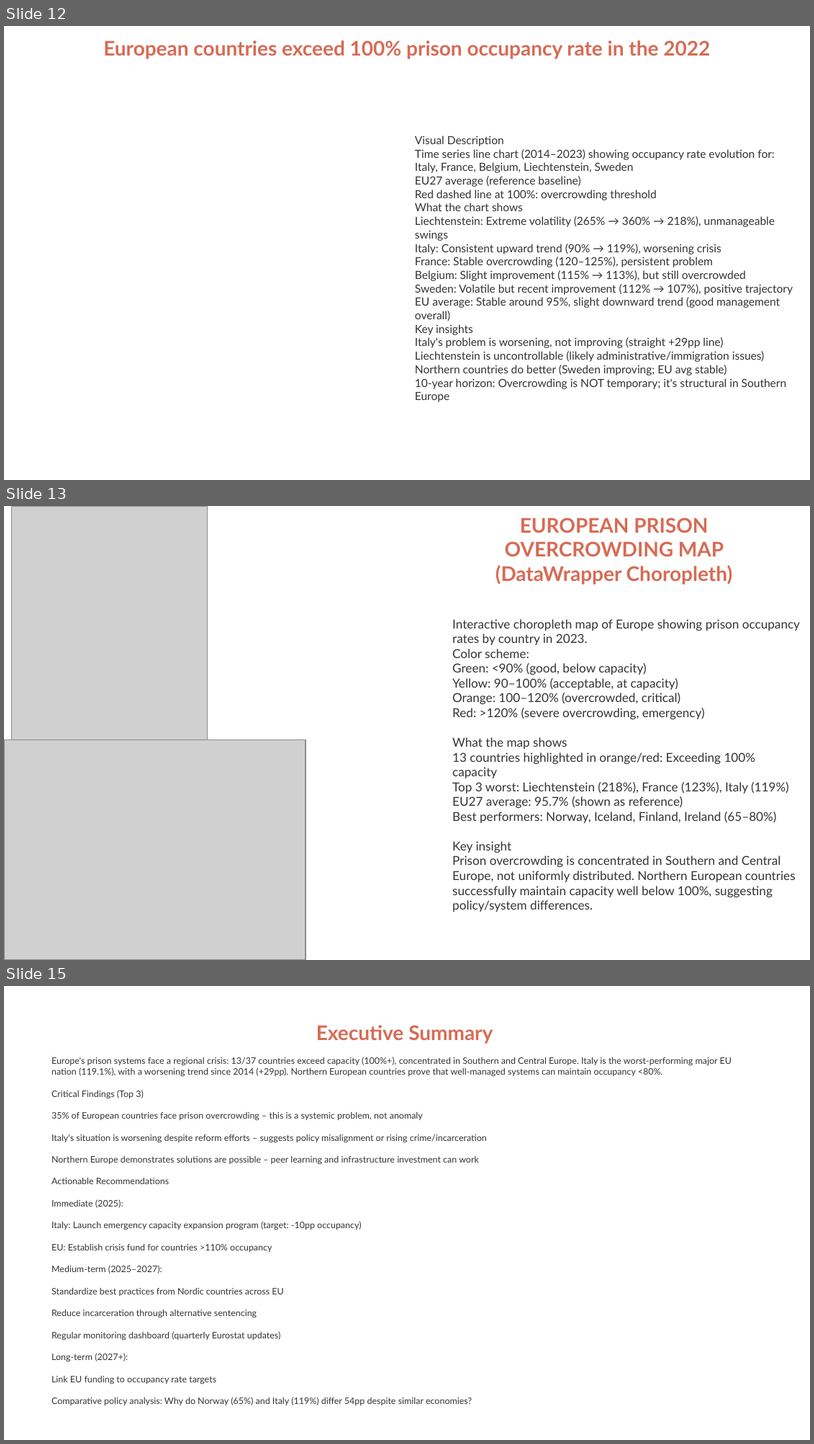
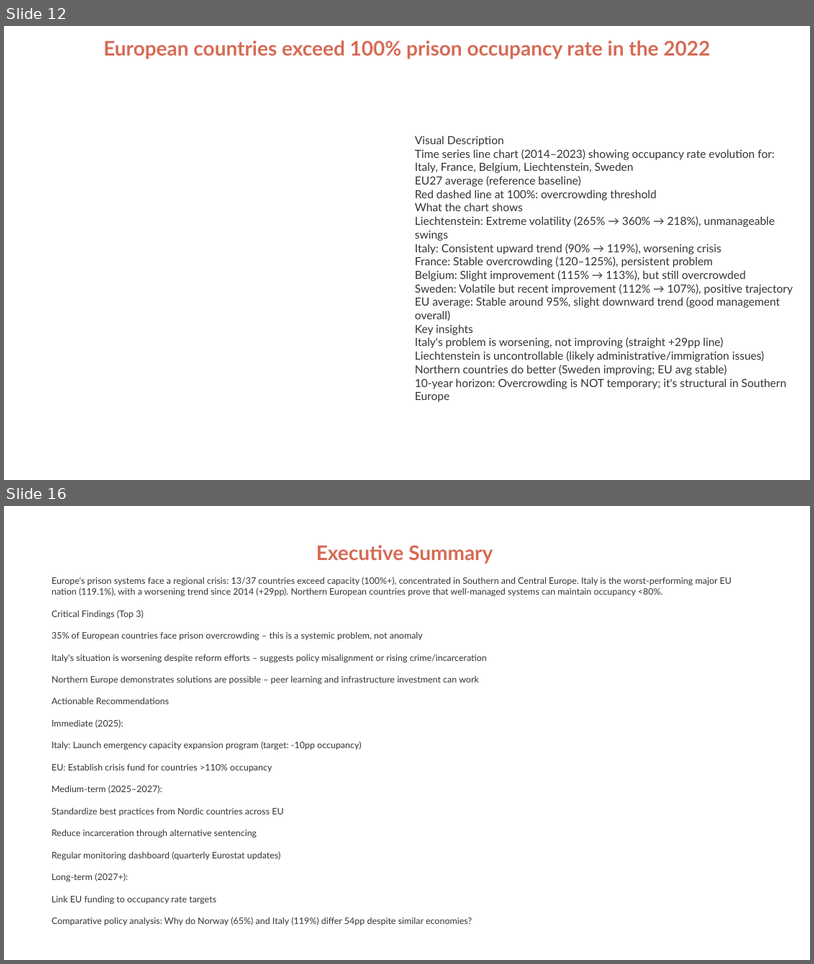
Before and after one commit to gevola-dev/FDS02Q001, a slide deck: data_viz/prison_data_project/25_12_26_prisons_statistics.pptx. Shown one above the other, each under a label of ours: slides 12, 13 and 15 before the commit, slides 12 and 16 after it; the slides between them are not shown. The pictures are 814x1444 and 814x964 pixels, drawn with LibreOffice and Linux fonts; fonts in the diff are those of the drawing; grey boxes stand for pictures. Boxes give left, top, right and bottom in pixels: in the first picture for what was removed or moved away, otherwise in the second. Text is boxed around its words. In the diff, an @@ line names an element or a change of style, - is before the commit and + after.

```diff
--- a/data_viz/prison_data_project/25_12_26_prisons_statistics.pptx
+++ b/data_viz/prison_data_project/25_12_26_prisons_statistics.pptx
@@ slide 13 removed at (4, 506, 810, 960), background #FFFFFF @@
@@ picture removed at (11, 506, 207, 740) @@
@@ text removed at (496, 518, 733, 584) @@
-EUROPEAN PRISON OVERCROWDING MAP (DataWrapper Choropleth)
@@ text removed at (453, 619, 800, 911) @@
-Interactive choropleth map of Europe showing prison occupancy rates by country in 2023.
-Color scheme:
-Green: <90% (good, below capacity)
-Yellow: 90–100% (acceptable, at capacity)
-Orange: 100–120% (overcrowded, critical)
-Red: >120% (severe overcrowding, emergency)
-What the map shows
-13 countries highlighted in orange/red: Exceeding 100% capacity
-Top 3 worst: Liechtenstein (218%), France (123%), Italy (119%)
-EU27 average: 95.7% (shown as reference)
-Best performers: Norway, Iceland, Finland, Ireland (65–80%)
-Key insight
-Prison overcrowding is concentrated in Southern and Central Europe, not uniformly distributed. Northern European countries successfully maintain capacity well below 100%, suggesting policy/system differences.
@@ picture removed at (4, 740, 306, 959) @@
@@ rectangle removed at (347, 900, 370, 915) @@
@@ what was slide 15 is now slide 16 @@
```
Also in this commit, not shown: 3 slides changed, 2 slides added, 7 other files.
